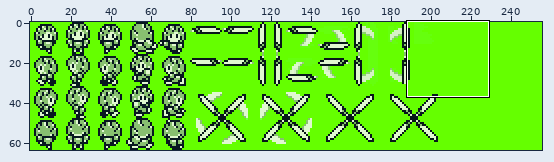
Two states of a sprite sheet, Ruins-of-Aether/assets/sprites/characters/aylmera-battle.png. Above: a wide view before the commit, with the close-up outlined.
Close-up. As it was:
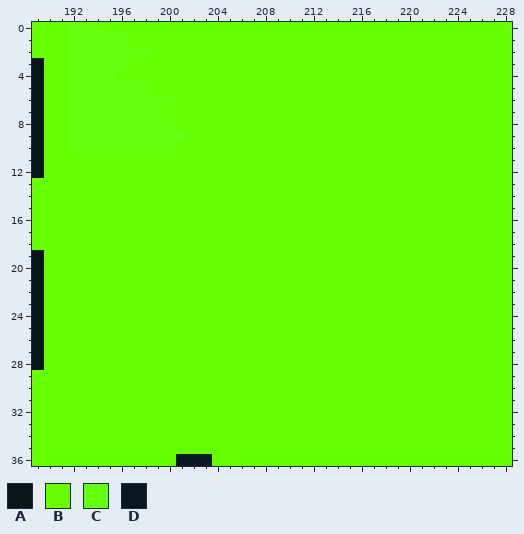
The file is 256x64 pixels. Colours within 5 levels of each other are drawn and written as one. Shown: x 189..228, y 0..36.
Palette (. is transparent): A #071719  B #65ff00  C #66ff0e  D #081820
Pixels before, first column x 189:
 0 BBBCCCBBBBBBBBBBBBBBBBBBBBBBBBBBBBBBBBBB
 1 BBBCCCCCBBBBBBBBBBBBBBBBBBBBBBBBBBBBBBBB
 2 BBBCCCCCCCBBBBBBBBBBBBBBBBBBBBBBBBBBBBBB
 3 ABBCCCCCBBBBBBBBBBBBBBBBBBBBBBBBBBBBBBBB
 4 ABBCCCCBBBBBBBBBBBBBBBBBBBBBBBBBBBBBBBBB
 5 ABBCCCCCCCBBBBBBBBBBBBBBBBBBBBBBBBBBBBBB
 6 ABBCCCCCCCCCBBBBBBBBBBBBBBBBBBBBBBBBBBBB
 7 ABBCCCCCCCCBBBBBBBBBBBBBBBBBBBBBBBBBBBBB
 8 ABBCCCCCCCCCBBBBBBBBBBBBBBBBBBBBBBBBBBBB
 9 ABBCCCCCCCCCCBBBBBBBBBBBBBBBBBBBBBBBBBBB
10 ABBCCCCCCCCCBBBBBBBBBBBBBBBBBBBBBBBBBBBB
11 ABBBBBBBBBBBBBBBBBBBBBBBBBBBBBBBBBBBBBBB
12 ABBBBBBBBBBBBBBBBBBBBBBBBBBBBBBBBBBBBBBB
13 BBBBBBBBBBBBBBBBBBBBBBBBBBBBBBBBBBBBBBBB
14 BBBBBBBBBBBBBBBBBBBBBBBBBBBBBBBBBBBBBBBB
15 BBBBBBBBBBBBBBBBBBBBBBBBBBBBBBBBBBBBBBBB
16 BBBBBBBBBBBBBBBBBBBBBBBBBBBBBBBBBBBBBBBB
17 BBBBBBBBBBBBBBBBBBBBBBBBBBBBBBBBBBBBBBBB
18 BBBBBBBBBBBBBBBBBBBBBBBBBBBBBBBBBBBBBBBB
19 ABBBBBBBBBBBBBBBBBBBBBBBBBBBBBBBBBBBBBBB
20 ABBBBBBBBBBBBBBBBBBBBBBBBBBBBBBBBBBBBBBB
21 ABBBBBBBBBBBBBBBBBBBBBBBBBBBBBBBBBBBBBBB
22 ABBBBBBBBBBBBBBBBBBBBBBBBBBBBBBBBBBBBBBB
23 ABBBBBBBBBBBBBBBBBBBBBBBBBBBBBBBBBBBBBBB
24 ABBBBBBBBBBBBBBBBBBBBBBBBBBBBBBBBBBBBBBB
25 ABBBBBBBBBBBBBBBBBBBBBBBBBBBBBBBBBBBBBBB
26 ABBBBBBBBBBBBBBBBBBBBBBBBBBBBBBBBBBBBBBB
27 ABBBBBBBBBBBBBBBBBBBBBBBBBBBBBBBBBBBBBBB
28 ABBBBBBBBBBBBBBBBBBBBBBBBBBBBBBBBBBBBBBB
29 BBBBBBBBBBBBBBBBBBBBBBBBBBBBBBBBBBBBBBBB
30 BBBBBBBBBBBBBBBBBBBBBBBBBBBBBBBBBBBBBBBB
31 BBBBBBBBBBBBBBBBBBBBBBBBBBBBBBBBBBBBBBBB
32 BBBBBBBBBBBBBBBBBBBBBBBBBBBBBBBBBBBBBBBB
33 BBBBBBBBBBBBBBBBBBBBBBBBBBBBBBBBBBBBBBBB
34 BBBBBBBBBBBBBBBBBBBBBBBBBBBBBBBBBBBBBBBB
35 BBBBBBBBBBBBBBBBBBBBBBBBBBBBBBBBBBBBBBBB
36 BBBBBBBBBBBBDDDBBBBBBBBBBBBBBBBBBBBBBBBB
The result:
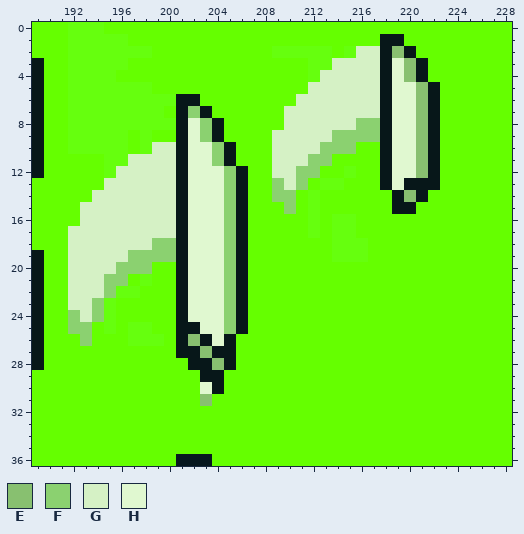
Colours new in this view: E #88c070  F #8bd170  G #d5f1c5  H #e0f8d0
Commit: Updated notes and battle animation sprites
The edit:
y 1: x 218..219 BB -> AA
y 2: x 209..213 BBBBB -> CCCCC; x 215..220 BBBBBB -> CGGAEA
y 3: x 212..221 BBBBBBBBBB -> CCGGGGAHEA
y 4: x 212..221 BBBBBBBBBB -> CGGGGGAHEA
y 5: x 212..222 BBBBBBBBBBB -> GGGGGGAHHEA
y 6: x 201..202 BB -> AA; x 211..222 BBBBBBBBBBBB -> GGGGGGGAHHEA
y 7: x 201..203 BBB -> AFA; x 210..222 BBBBBBBBBBBBB -> GGGGGGGGAHHEA
y 8: x 201..204 BBBB -> AHFA; x 210..222 BBBBBBBBBBBBB -> GGGGGGFFAHHEA
y 9: x 197 C -> B; x 199..204 CCCBBB -> BBAHFA; x 209..222 BBBBBBBBBBBBBB -> GGGGGFFFFAHHEA
y 10: x 197 C -> B; x 199..205 CCBBBBB -> GGAHHFA; x 209..215 BBBBBBB -> GGGGFFF; x 218..222 BBBBB -> AHHEA
y 11: x 195..205 BBBBBBBBBBB -> CCGGGGAHHFA; x 209..213 BBBBB -> GGGFF; x 218..222 BBBBB -> AHHEA
y 12: x 195..206 BBBBBBBBBBBB -> CGGGGGAHHHFA; x 209..212 BBBB -> GGFF; x 215 B -> C; x 218..222 BBBBB -> AHHEA
y 13: x 195..206 BBBBBBBBBBBB -> GGGGGGAHHHFA; x 209..211 BBB -> FGF; x 213..214 BB -> CC; x 218..222 BBBBB -> AHAAA
y 14: x 194..206 BBBBBBBBBBBBB -> GGGGGGGAHHHFA; x 209..210 BB -> FF; x 212 B -> C; x 219..221 BBB -> AEA
y 15: x 193..206 BBBBBBBBBBBBBB -> GGGGGGGGAHHHFA; x 210 B -> F; x 212 B -> C; x 219..220 BB -> AA
y 16: x 193..206 BBBBBBBBBBBBBB -> GGGGGGGGAHHHFA; x 212 B -> C; x 214..215 BB -> CC
y 17: x 192..206 BBBBBBBBBBBBBBB -> GGGGGGGGGAHHHFA; x 212 B -> C; x 214..215 BB -> CC
y 18: x 192..206 BBBBBBBBBBBBBBB -> GGGGGGGFFAHHHFA; x 214..216 BBB -> CCC
y 19: x 192..206 BBBBBBBBBBBBBBB -> GGGGGFFFFAHHHFA; x 214..216 BBB -> CCC
y 20: x 192..198 BBBBBBB -> GGGGFFF; x 201..206 BBBBBB -> AHHHFA
y 21: x 192..196 BBBBB -> GGGFF; x 198 B -> C; x 201..206 BBBBBB -> AHHHFA
y 22: x 192..197 BBBBBB -> GGGFCC; x 201..206 BBBBBB -> AHHHFA
y 23: x 192..195 BBBB -> GGFC; x 201..206 BBBBBB -> AHHHFA
y 24: x 192..195 BBBB -> FGFC; x 201..206 BBBBBB -> AHHHFA
y 25: x 192..193 BB -> FF; x 195 B -> C; x 197..198 BB -> CC; x 201..206 BBBBBB -> AAHHFA
y 26: x 193 B -> F; x 197..199 BBB -> CCC; x 201..205 BBBBB -> AEAHA
y 27: x 201..205 BBBBB -> AAEAA
y 28: x 202..205 BBBB -> AAEA
y 29: x 203..204 BB -> AA
y 30: x 203..204 BB -> HA
y 31: x 203 B -> E
Boxes around the changes in both close-ups, in picture pixels (x1, y1, x2, y2):
changed: (68, 34, 440, 406)
